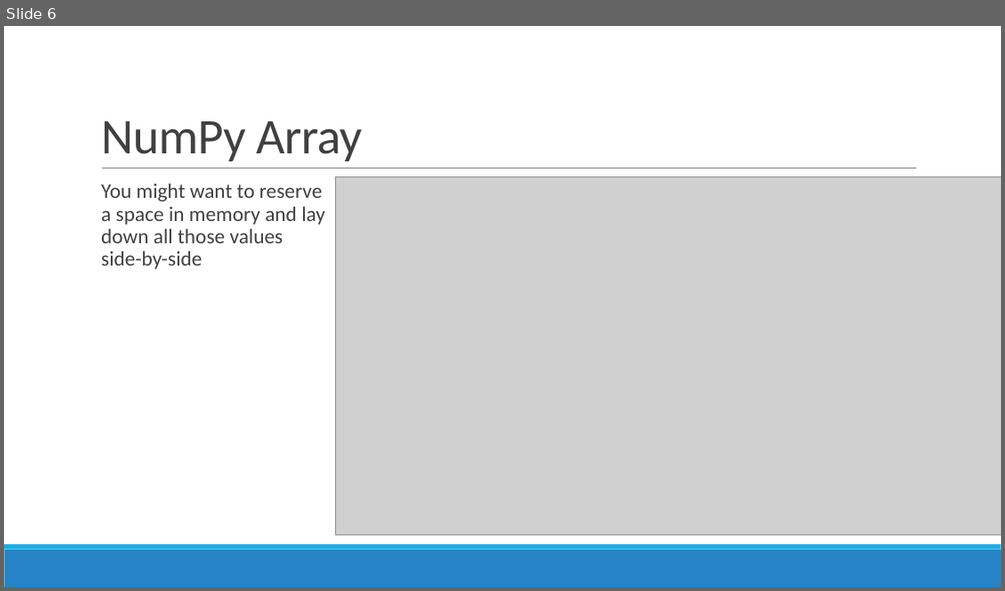
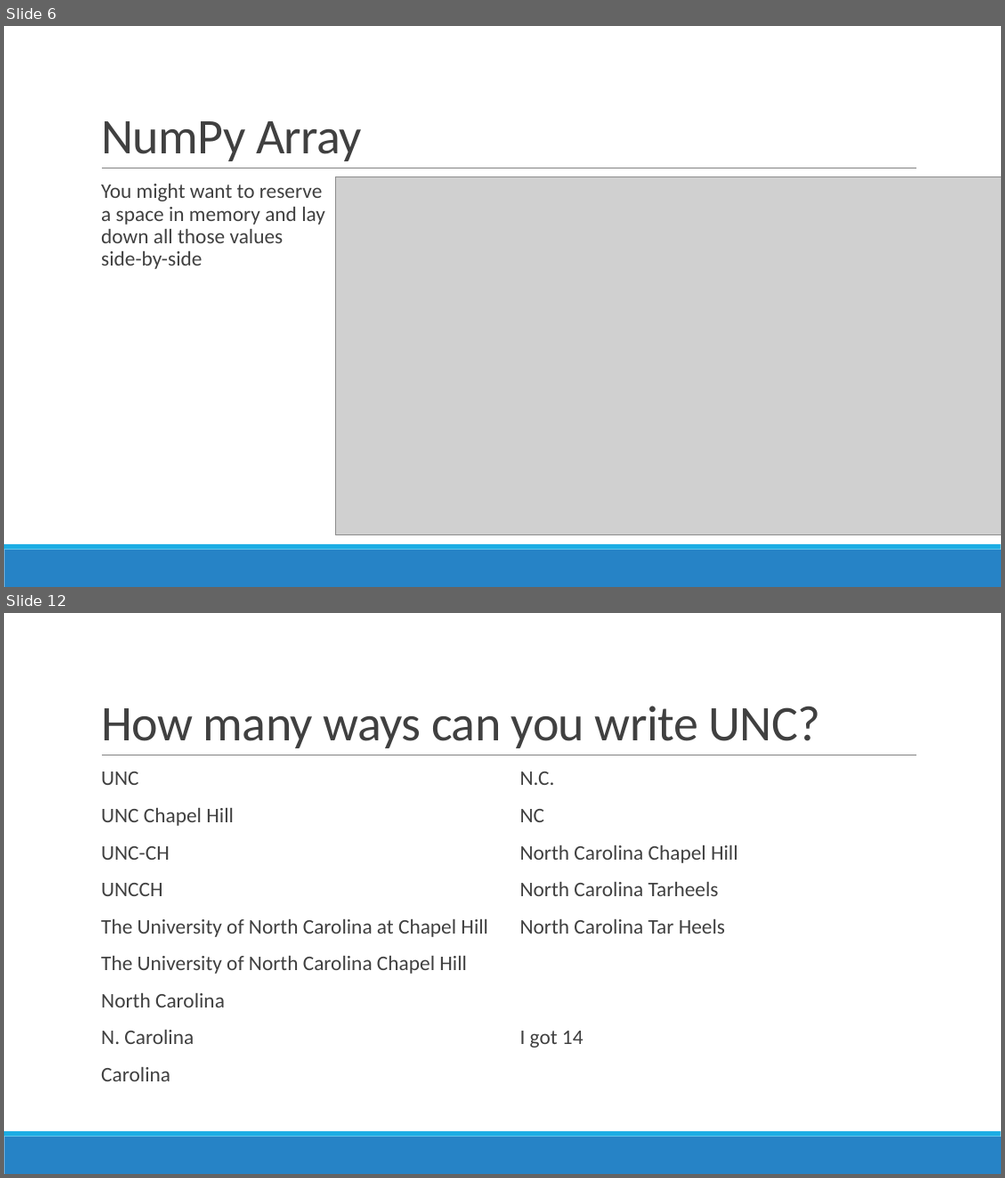
Before and after one commit to steven-king/mj583, a slide deck: class-08-numpy+pandas/numpy-pandas.pptx. Shown one above the other, each under a label of ours: slide 6 before the commit, slides 6 and 12 after it; the slides between them are not shown. The pictures are 1005x591 and 1005x1178 pixels, drawn with LibreOffice and Linux fonts; fonts in the diff are those of the drawing; grey boxes stand for pictures. Boxes give left, top, right and bottom in pixels: in the first picture for what was removed or moved away, otherwise in the second. Text is boxed around its words. In the diff, an @@ line names an element or a change of style, - is before the commit and + after.

Commit message:
updating slides

```diff
--- a/class-08-numpy+pandas/numpy-pandas.pptx
+++ b/class-08-numpy+pandas/numpy-pandas.pptx
@@ slide 12 added at bbox=[4, 613, 1001, 1174], background #FFFFFF; not listed: 3 template elements that a slide beside it also shows @@
@@ title added at bbox=[101, 706, 820, 748], 48 pt, text #404040 @@
+How many ways can you write UNC?
@@ text added at bbox=[101, 771, 488, 1081], 20 pt, text #404040 @@
+  UNC
+  UNC Chapel Hill
+  UNC-CH
+  UNCCH
+  The University of North Carolina at Chapel Hill
+  The University of North Carolina Chapel Hill
+  North Carolina
+  N. Carolina
+  Carolina
@@ text added at bbox=[520, 771, 738, 1047], 20 pt, text #404040 @@
+  N.C.
+  NC
+  North Carolina Chapel Hill
+  North Carolina Tarheels
+  North Carolina Tar Heels
+  I got 14
```
Also in this commit, not shown: 8 other slides added, 2 other files.
